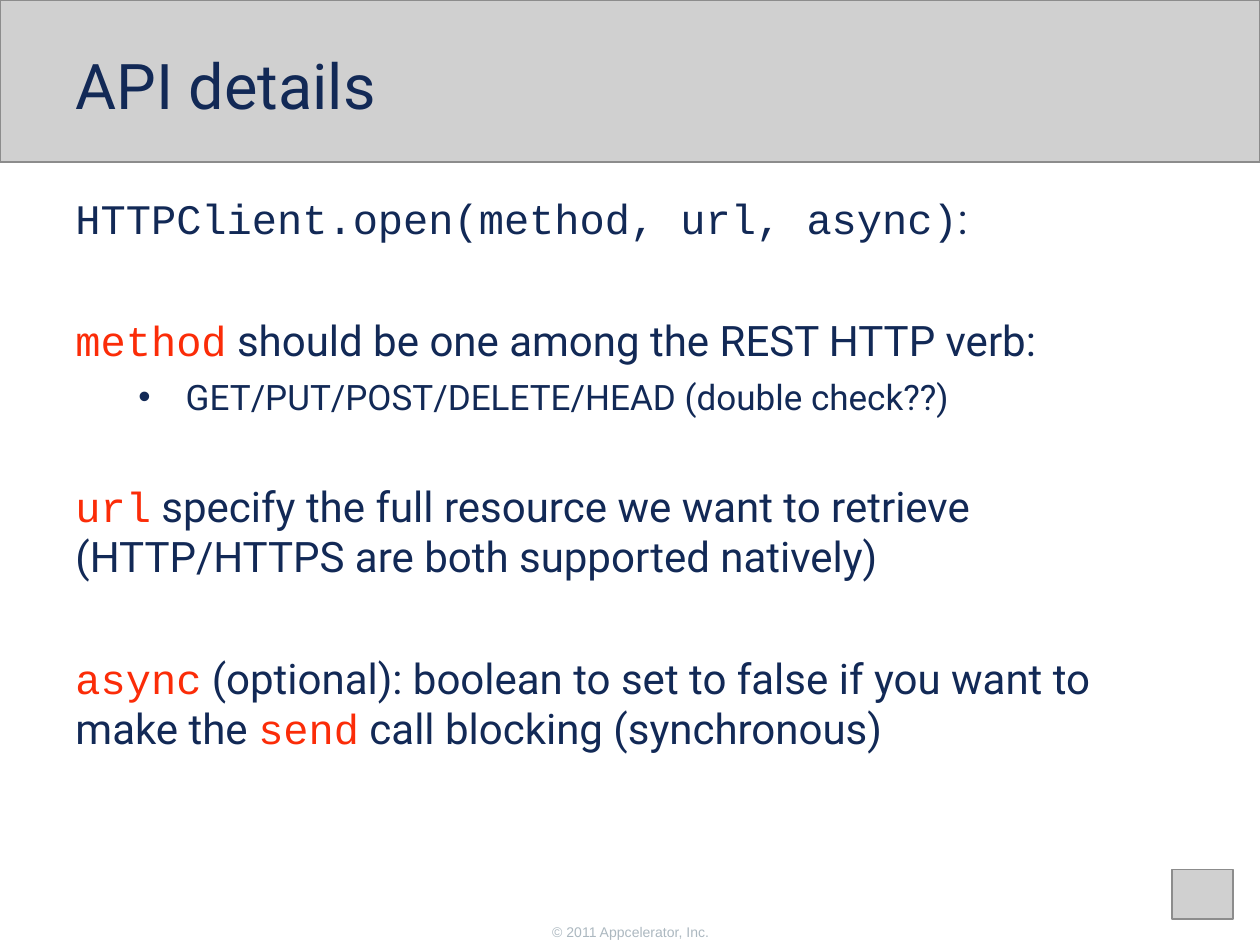
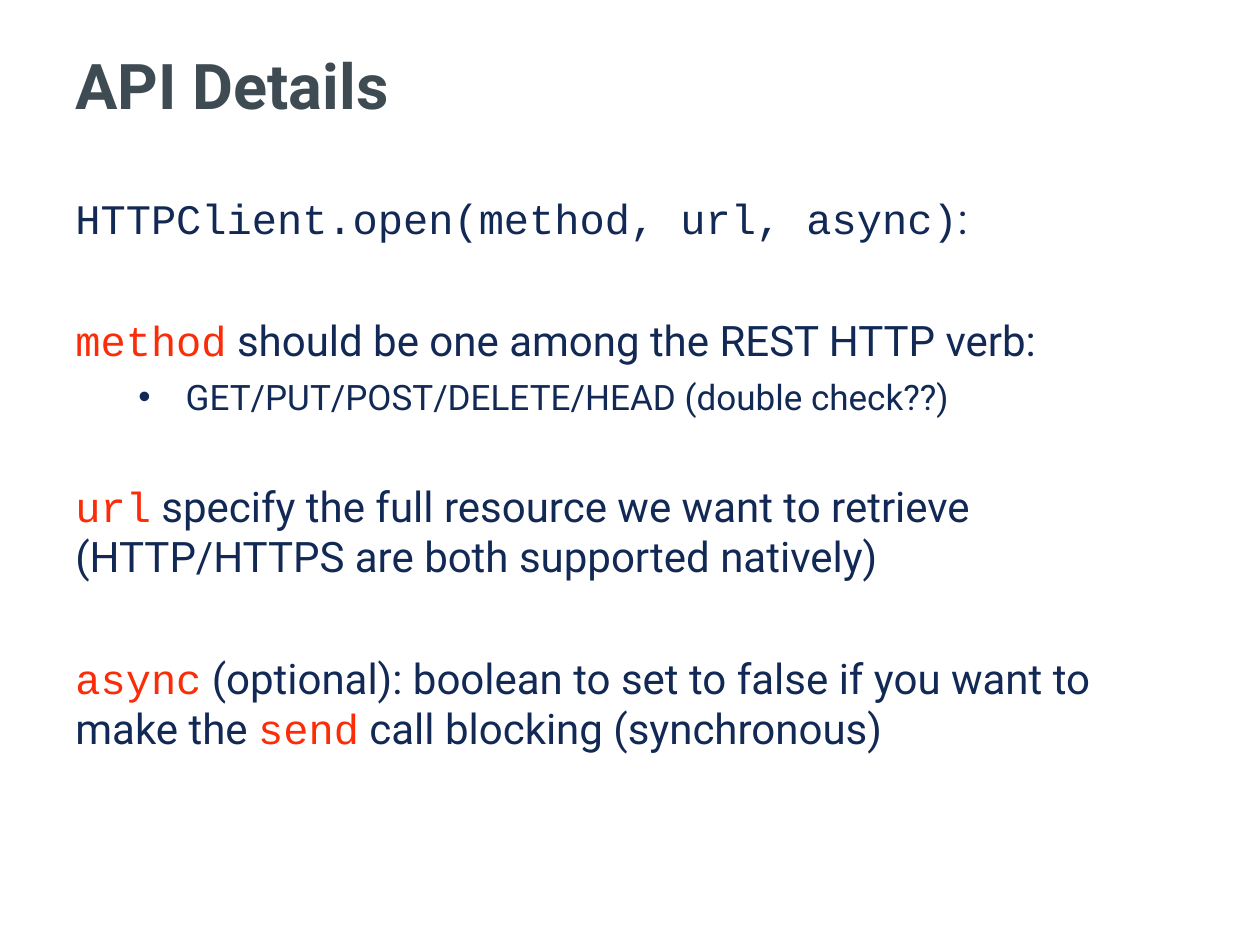
Before and after one commit to appcelerator-training-archive/tcad_certification, a slide deck: slide 5 of 260/260.ppt (slide 6 before the commit). Drawn at 1260x945 pixels with LibreOffice and Linux fonts; fonts in the diff are those of the drawing; grey boxes stand for pictures; background and template pictures are left out. Boxes give left, top, right and bottom in pixels: in the first picture for what was removed or moved away, otherwise in the second. Text is boxed around its words. In the diff, an @@ line names an element or a change of style, - is before the commit and + after.

```diff
--- a/260/260.ppt
+++ b/260/260.ppt
@@ picture removed at (0,0,1260,163) @@
@@ title at (76,61,389,110): text changed; text colour #122956 to #3F4B53; bold on @@
-API details
+API Details
@@ picture removed at (1172,869,1232,919) @@
@@ text removed at (566,927,709,940) @@
-© 2011 Appcelerator, Inc.
```
Also in this commit, not shown: 10 other slides changed, 8 slides added, 5 slides removed, 12 other files.
